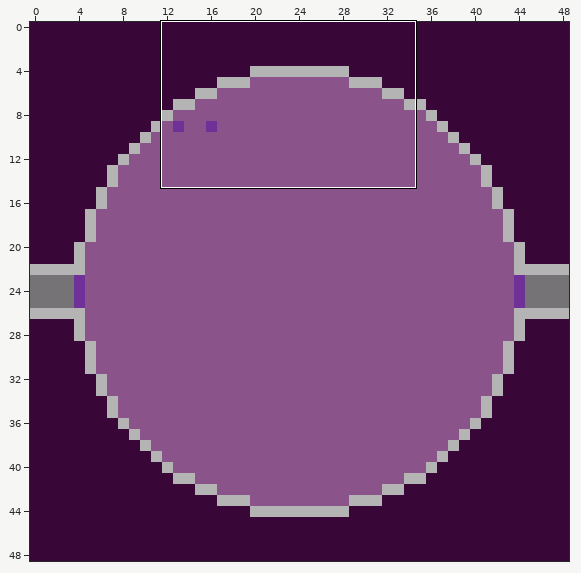
One commit to this Tiled map: novo_prototipo/Mapa/Mapas/caverna.tmx. Above, an overview of the earlier version with the close-up marked.
Close-up. Before the commit:
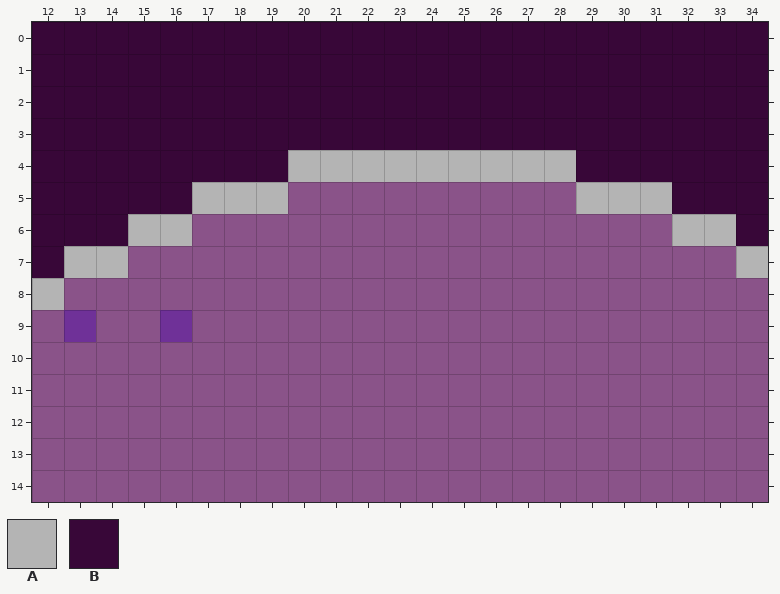
Cells are 64x64 px. Shown: x 12..34, y 0..14.
Key: from "tileset": A 3, B 19.
_ is an empty cell.
Layers that did not change in this view are not listed.
Layer "Fundo" before, first column x 12:
 0 BBBBBBBBBBBBBBBBBBBBBBB
 1 BBBBBBBBBBBBBBBBBBBBBBB
 2 BBBBBBBBBBBBBBBBBBBBBBB
 3 BBBBBBBBBBBBBBBBBBBBBBB
 4 BBBBBBBB_________BBBBBB
 5 BBBBB_______________BBB
 6 BBB___________________B
 7 B______________________
 8 _______________________
 9 _______________________
10 _______________________
11 _______________________
12 _______________________
13 _______________________
14 _______________________
Layer "Parede" before, first column x 12:
 0 _______________________
 1 _______________________
 2 _______________________
 3 _______________________
 4 ________AAAAAAAAA______
 5 _____AAA_________AAA___
 6 ___AA_______________AA_
 7 _AA___________________A
 8 A______________________
 9 _______________________
10 _______________________
11 _______________________
12 _______________________
13 _______________________
14 _______________________
After the commit:
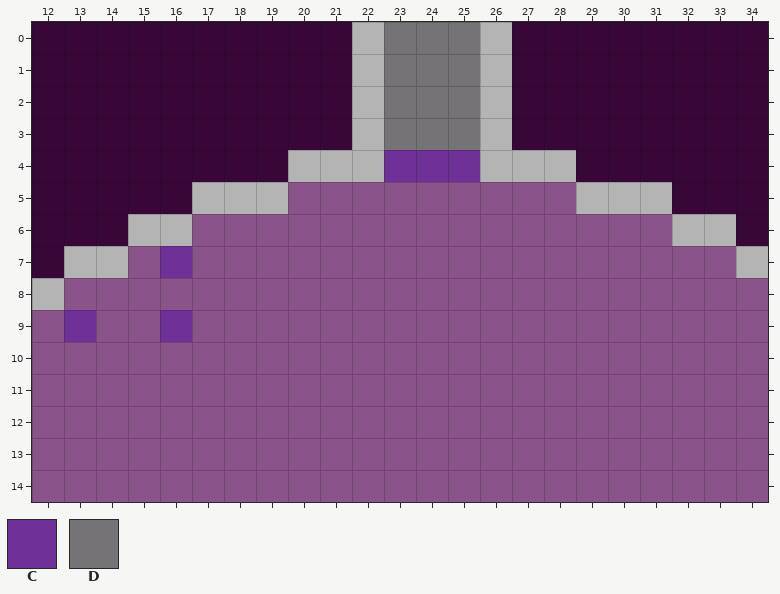
Further tiles: from "tileset": C 6, D 10.
Tiles of an added or newly shown layer are drawn over the layers below it.
Log entry: Integração do Mapa Transporte com os outros
From old to new:
Layer "Fundo":
The author cleared tile B in rows 0 to 3 at x 22 to 26.
Layer "Parede":
Tile A now appears in rows 0 to 3 at x 22 and 26.
Tile D now appears in rows 0 to 3 at x 23 to 25.
The author cleared tile A in row 4 at x 23 to 25.
Layer "TpTransporte" (added):
Tile C now appears in row 4 at x 23 to 25; in row 7 at x 16.
